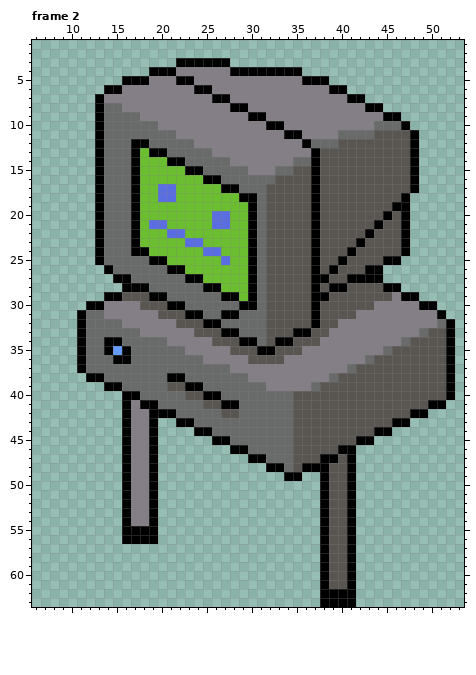
Two versions of one pixel-art file, Art/myBUDDY/Walk.aseprite. Above, as it was before the edit.
64x64 pixels, 5 frames. Shown: frame 2: x 6..53, y 1..63. The commit also changed other frames, which this record leaves out.
After:
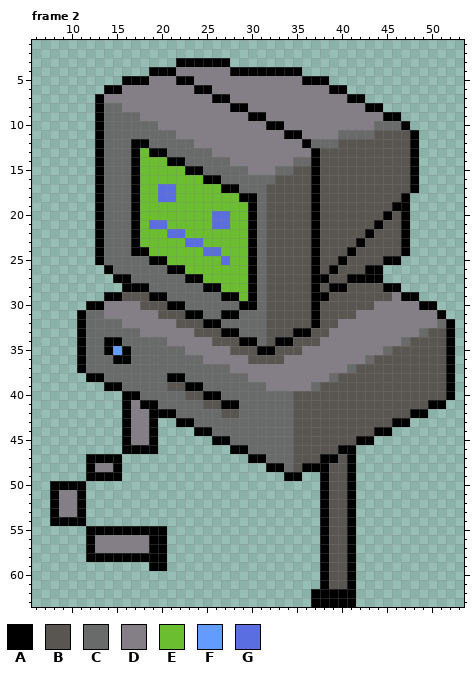
Palette (. is transparent): A #000000  B #595652  C #696a6a  D #847e87  E #6abe30  F #639bff  G #5b6ee1
From old to new:
Frame 2, layer "Body":
y 46: x 17..18 DD -> AA
y 47: x 12..19 ....ADDA -> AAAA....
y 48: x 12..19 ....ADDA -> ADDA....
y 49: x 12..19 ....ADDA -> AAAA....
y 50: x 8..11 .... -> AAAA; x 16..19 ADDA -> ....
y 51..53: x 8..11 .... -> ADDA; x 16..19 ADDA -> ....
y 54: x 8..11 .... -> AAAA; x 16..19 ADDA -> ....
y 55: x 12..15 .... -> AAAA; x 20 . -> A
y 56: x 12..18 ....AAA -> ADDDDDD; x 20 . -> A
y 57: x 12..20 ......... -> ADDDDDDAA
y 58: x 12..20 ......... -> AAAAAAAAA
y 59: x 19..20 .. -> AA
y 62..63: x 37 . -> A
Boxes around the changes in both pictures, in picture pixels (x1, y1, x2, y2):
changed: (50, 445, 167, 571)
added: (311, 589, 320, 607)
